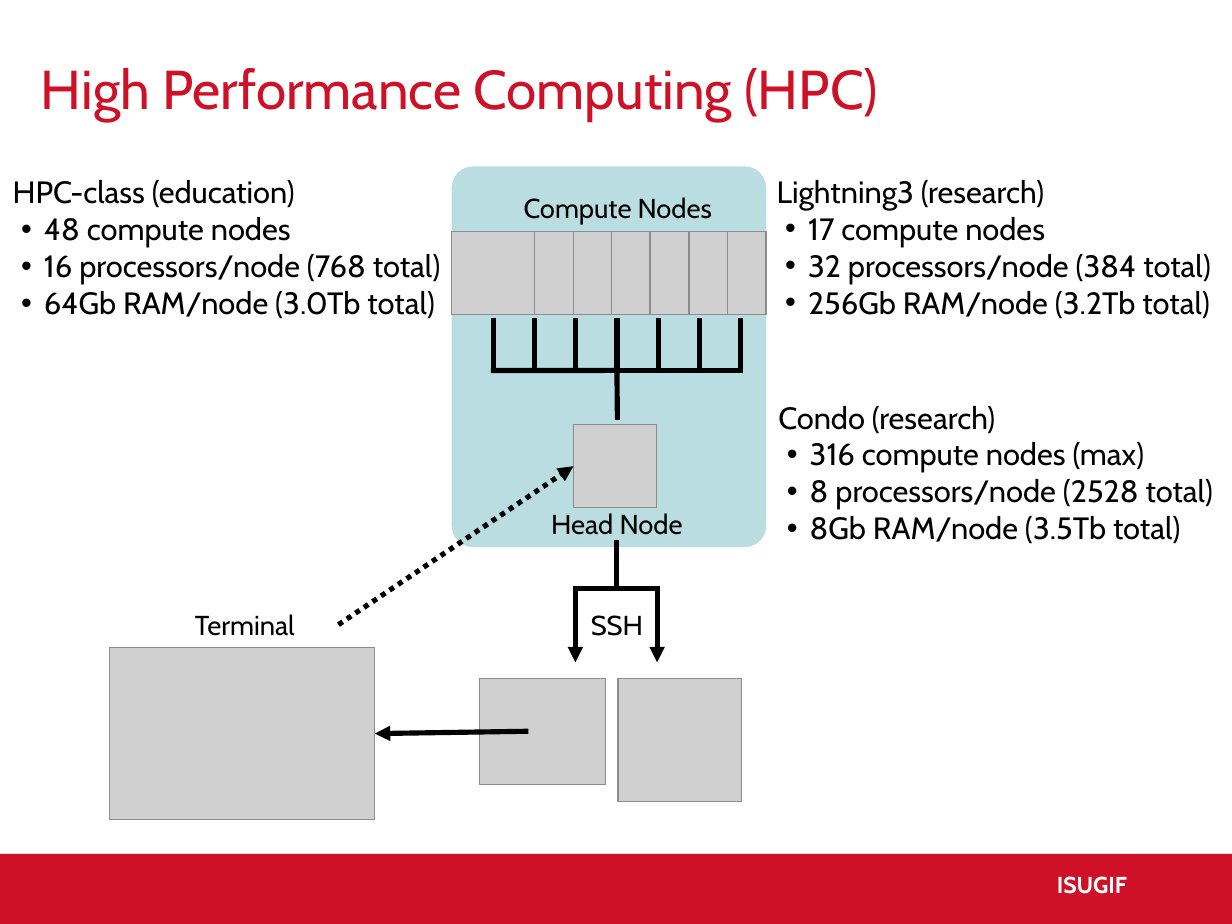
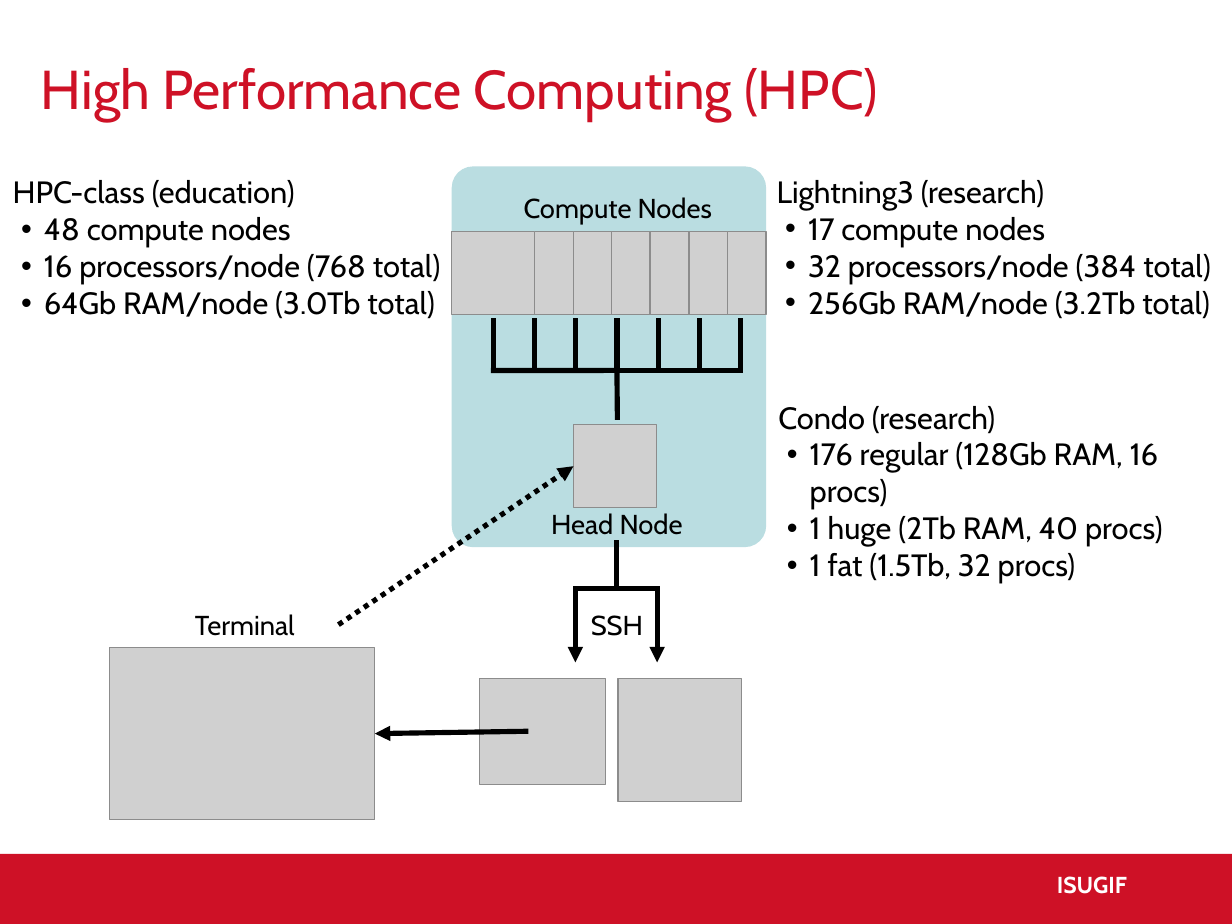
Before and after one commit to ISUgenomics/basic_UNIX_2015, a slide deck: slide 16 of GDCB542_sectionC_GIF_20170328.pptx. Drawn at 1232x924 pixels with LibreOffice and Linux fonts; fonts in the diff are those of the drawing; grey boxes stand for pictures; background and template pictures are left out. Boxes give left, top, right and bottom in pixels: in the first picture for what was removed or moved away, otherwise in the second. Text is boxed around its words. In the diff, an @@ line names an element or a change of style, - is before the commit and + after.

Commit message:
minor edits

```diff
--- a/GDCB542_sectionC_GIF_20170328.pptx
+++ b/GDCB542_sectionC_GIF_20170328.pptx
@@ text at (810,442,1163,583): text changed @@
-• 316 compute nodes (max)
-• 8 processors/node (2528 total)
-• 8Gb RAM/node (3.5Tb total)
+• 176 regular (128Gb RAM, 16 procs)
+• 1 huge (2Tb RAM, 40 procs)
+• 1 fat (1.5Tb, 32 procs)
```
Also in this commit, not shown: 1 other slide changed.
